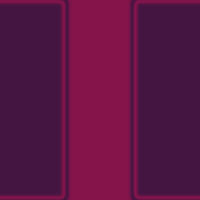
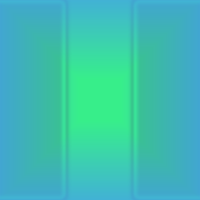
Layer changes from the first w=200, h=200 image to the second:
hid "Slowmotion" over [0, 0, 200, 200]
showed "Invincible", opacity 100% → 79% over [0, 0, 200, 200]
